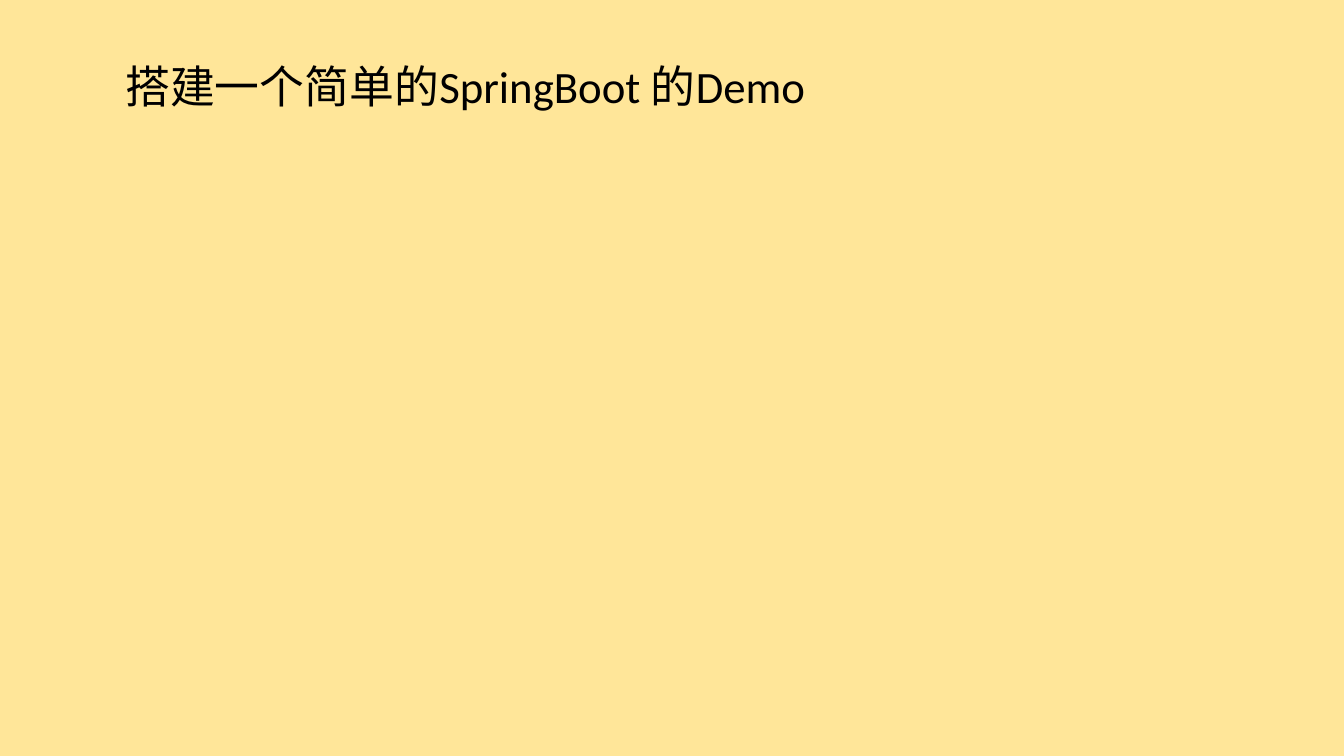
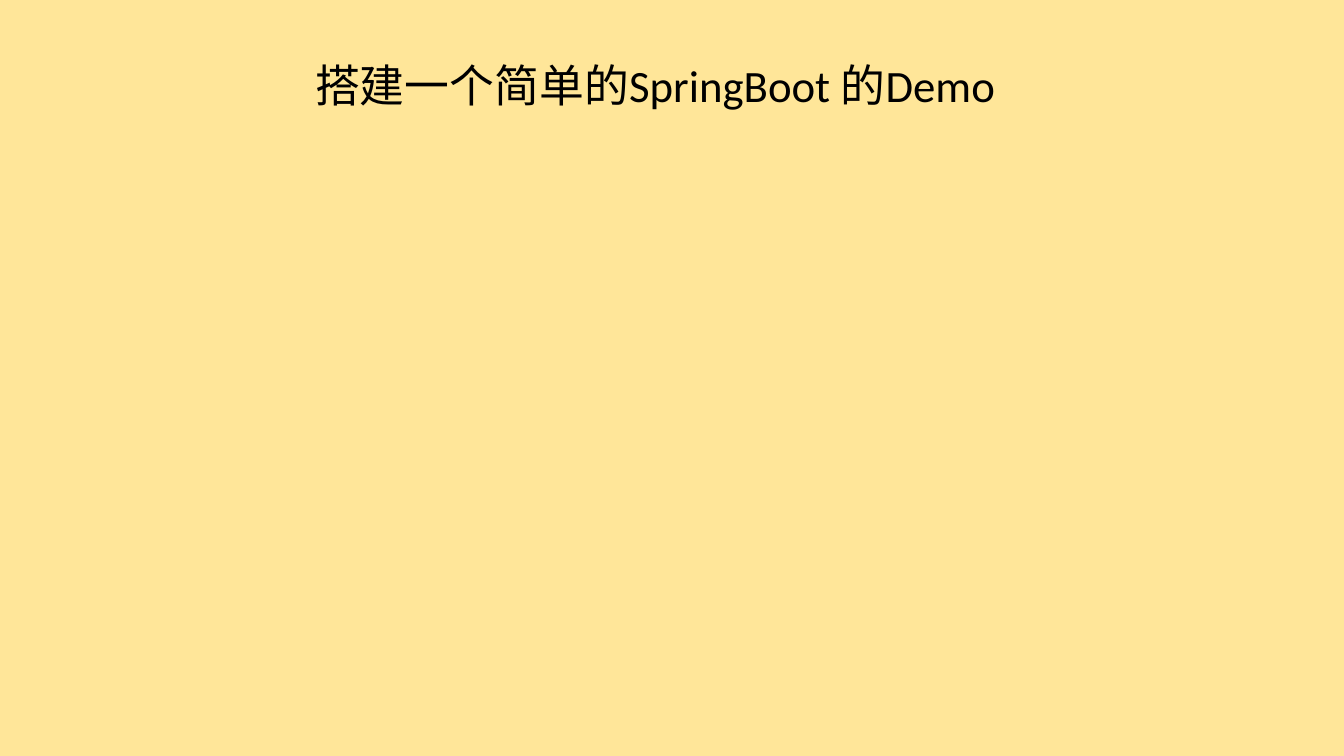
Before and after one commit to alangui/SpringBoot, a slide deck: slide 4 of SpringBoot.pptx. Drawn at 1344x756 pixels with LibreOffice and Linux fonts; fonts in the diff are those of the drawing. Boxes give left, top, right and bottom in pixels: in the first picture for what was removed or moved away, otherwise in the second. Text is boxed around its words. In the diff, an @@ line names an element or a change of style, - is before the commit and + after.

```diff
--- a/SpringBoot.pptx
+++ b/SpringBoot.pptx
@@ text "搭建一个简单的SpringBoot 的Demo": place and size @@
-text "搭建一个简单的SpringBoot 的Demo" at [125, 65, 805, 111]
+text "搭建一个简单的SpringBoot 的Demo" at [315, 64, 995, 110]
```
Also in this commit, not shown: 4 other slides changed, 4 slides added, 6 other files.
